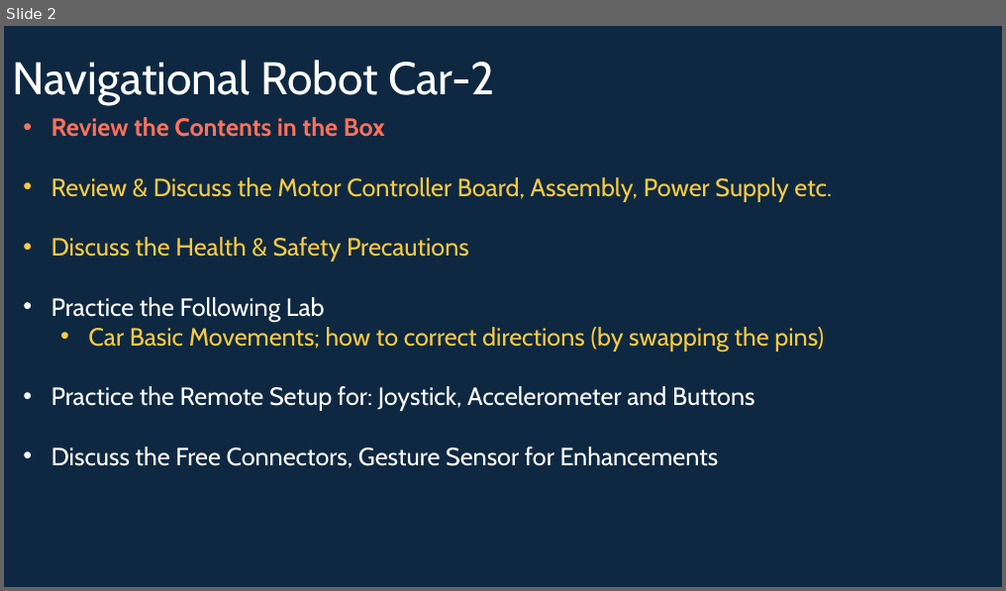
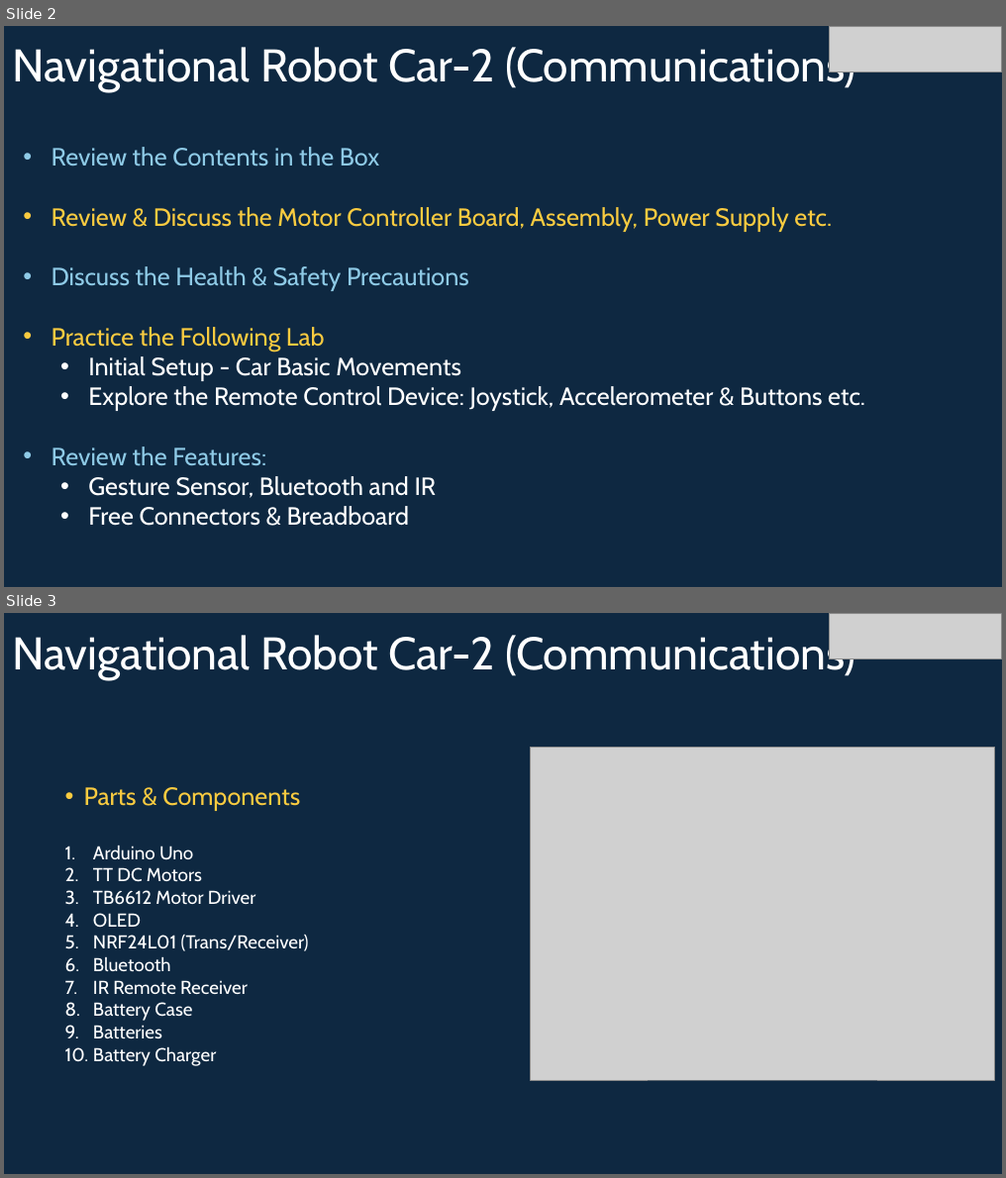
Before and after one commit to info-zas/Training, a slide deck: GPREC/05_Navigational_Robot_Car-2-Comms/ZASRobotics_Car-2.pptx. Shown one above the other, each under a label of ours: slide 2 before the commit, slides 2 and 3 after it. The pictures are 1006x591 and 1006x1178 pixels, drawn with LibreOffice and Linux fonts; fonts in the diff are those of the drawing; grey boxes stand for pictures. Boxes give left, top, right and bottom in pixels: in the first picture for what was removed or moved away, otherwise in the second. Text is boxed around its words. In the diff, an @@ line names an element or a change of style, - is before the commit and + after.

```diff
--- a/GPREC/05_Navigational_Robot_Car-2-Comms/ZASRobotics_Car-2.pptx
+++ b/GPREC/05_Navigational_Robot_Car-2-Comms/ZASRobotics_Car-2.pptx
@@ slide 3 added at (4,613,1002,1174), background #0E2841 @@
@@ title added at (12,631,855,680), 44 pt, text #FFFFFF @@
+Navigational Robot Car-2 (Communications)
@@ picture added at (829,613,1001,660) @@
@@ picture added at (531,747,995,1080) @@
@@ text added at (84,787,309,1066), 18 pt, text #FFFFFF @@
+• Parts & Components
+1. Arduino Uno
+2. TT DC Motors
+3. TB6612 Motor Driver
+4. OLED
+5. NRF24L01 (Trans/Receiver)
+6. Bluetooth
+7. IR Remote Receiver
+8. Battery Case
+9. Batteries
+10. Battery Charger
@@ slide 2 changed as well @@
@@ title at (12,43,855,92): text changed @@
-Navigational Robot Car-2
+Navigational Robot Car-2 (Communications)
@@ picture added at (829,26,1001,73) @@
@@ text at (52,147,469,352): text colour #FF715B to #8ECAE6, bold off in "Review the Contents in the Box"; text colour #F9CB40 to #8ECAE6 in "Discuss the Health & Safety Precautions"; text colour #FFFFFF to #F9CB40 in "Practice the Following Lab" @@
@@ text at (52,357,865,526): text changed @@
-  • Car Basic Movements; how to correct directions (by swapping the pins)
-• Practice the Remote Setup for: Joystick, Accelerometer and Buttons
-• Discuss the Free Connectors, Gesture Sensor for Enhancements
+  • Initial Setup - Car Basic Movements
+  • Explore the Remote Control Device: Joystick, Accelerometer & Buttons etc.
+• Review the Features:
+  • Gesture Sensor, Bluetooth and IR
+  • Free Connectors & Breadboard
```
Also in this commit, not shown: 7 other slides changed, 8 other slides added, 4 slides removed.
